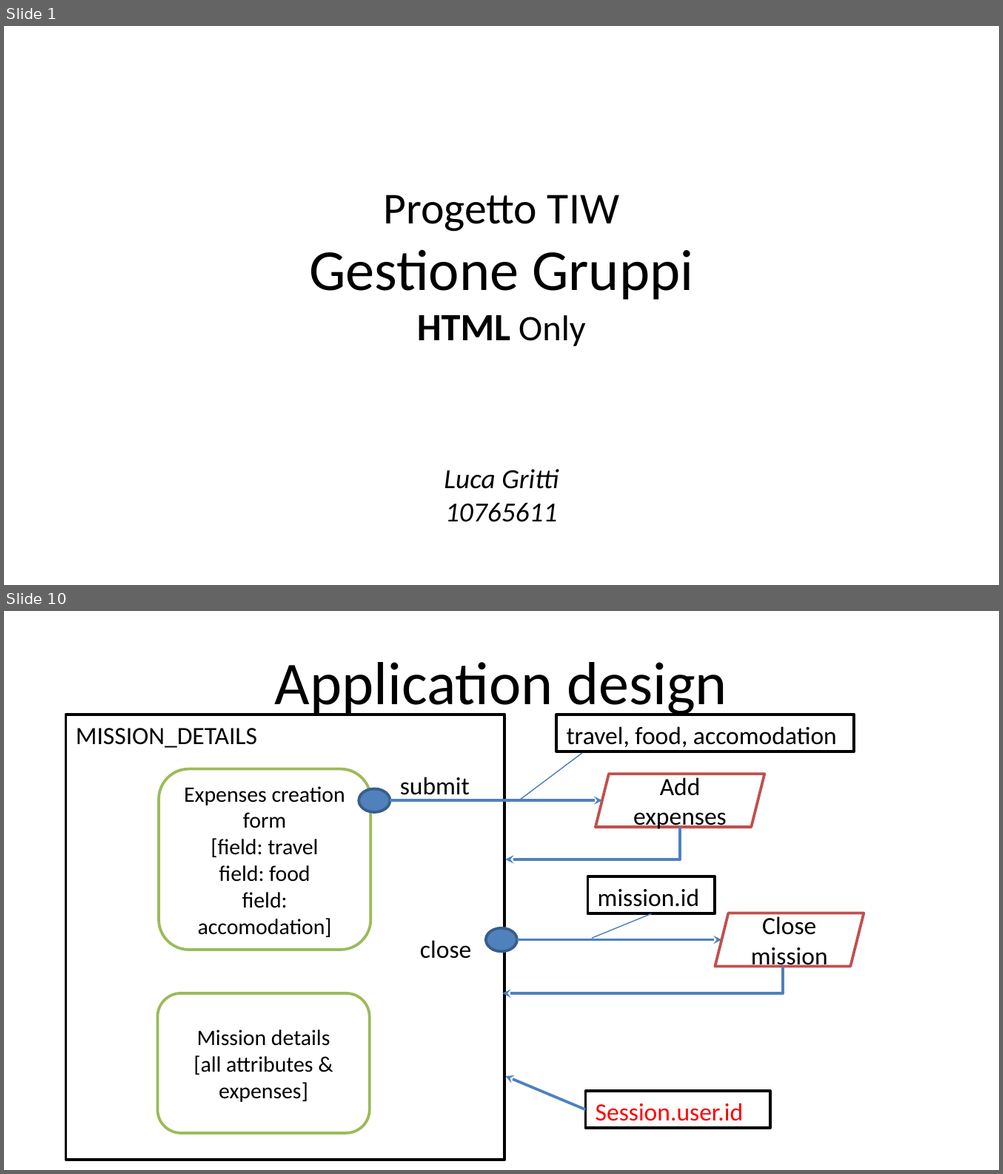
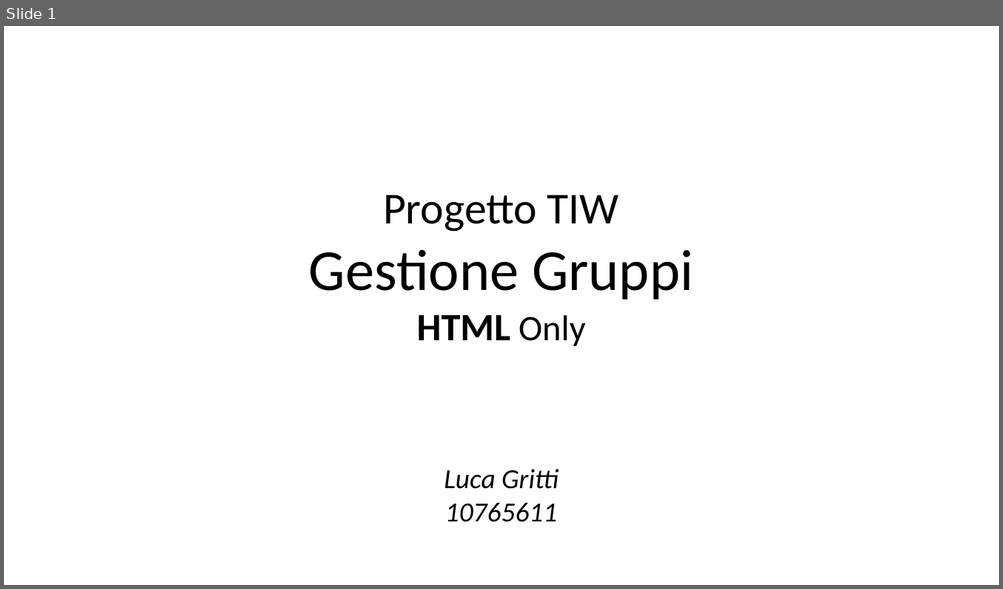
Before and after one commit to lucanotluka/Tecnologie-Informatiche-per-il-Web_-_HTML-Only, a slide deck: TIW-GruppiHTMLOnly.pptx. Shown one above the other, each under a label of ours: slides 1 and 10 before the commit, slide 1 after it; the slides between them are not shown. The pictures are 1003x1174 and 1003x589 pixels, drawn with LibreOffice and Linux fonts; fonts in the diff are those of the drawing. Boxes give left, top, right and bottom in pixels: in the first picture for what was removed or moved away, otherwise in the second. Text is boxed around its words. In the diff, an @@ line names an element or a change of style, - is before the commit and + after.

```diff
--- a/TIW-GruppiHTMLOnly.pptx
+++ b/TIW-GruppiHTMLOnly.pptx
@@ slide 10 removed at [4,611,999,1170], background #FFFFFF @@
@@ title removed at [275,662,727,718] @@
-Application design
@@ rectangle removed at [65,715,504,1160] @@
-MISSION_DETAILS
@@ rectangle removed at [556,715,854,752] @@
-travel, food, accomodation
@@ line removed from (582, 753) to (518, 801) @@
@@ rounded rectangle removed at [159,769,371,950] @@
-Expenses creation form
-[field: travel
-field: food
-field: accomodation]
@@ text removed at [400,777,469,800] @@
-submit
@@ parallelogram removed at [595,774,764,828] @@
-Add expenses
@@ ellipse removed at [359,789,390,813] @@
@@ elbow arrow removed from (390, 801) to (602, 801) @@
@@ elbow arrow removed from (680, 827) to (505, 860) @@
@@ rectangle removed at [588,877,715,914] @@
-mission.id
@@ line removed from (652, 914) to (592, 938) @@
@@ parallelogram removed at [715,914,865,967] @@
-Close mission
@@ text removed at [420,940,471,959] @@
-close
@@ ellipse removed at [485,928,516,952] @@
@@ elbow arrow removed from (518, 940) to (721, 940) @@
@@ elbow arrow removed from (782, 967) to (502, 994) @@
@@ rounded rectangle removed at [157,994,369,1134] @@
-Mission details
-[all attributes & expenses]
@@ arrow removed from (585, 1111) to (505, 1076) @@
@@ rectangle removed at [585,1091,770,1128] @@
-Session.user.id
```
Also in this commit, not shown: 6 slides changed, 12 slides added, 10 other slides removed.
